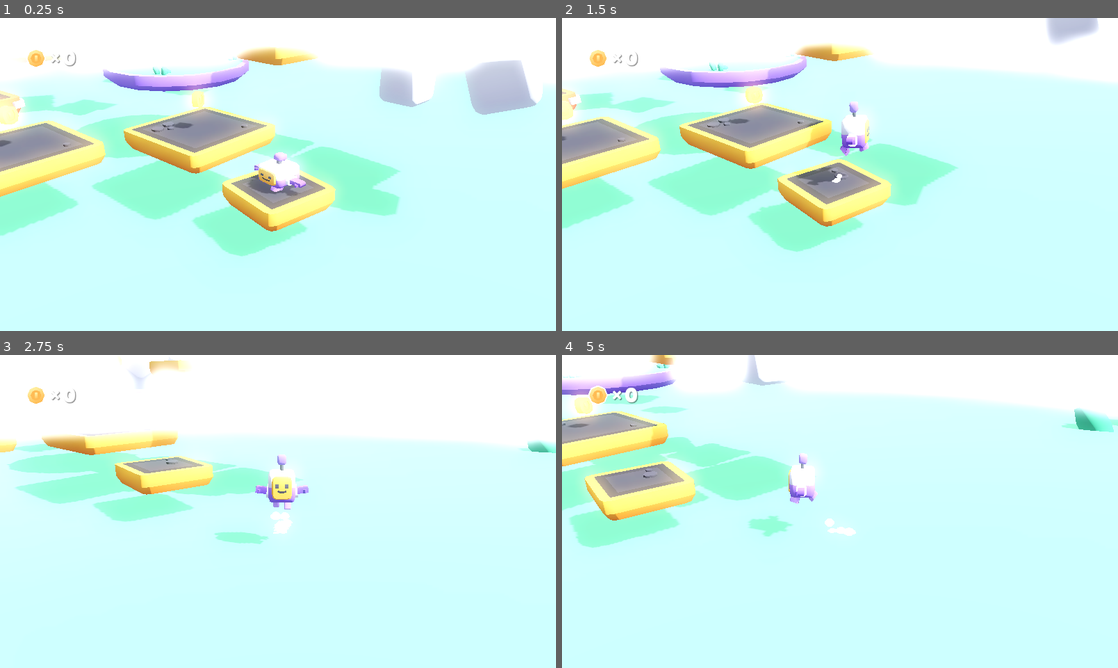
Above: before the commit, frames 1-4 (two rows, left to right).
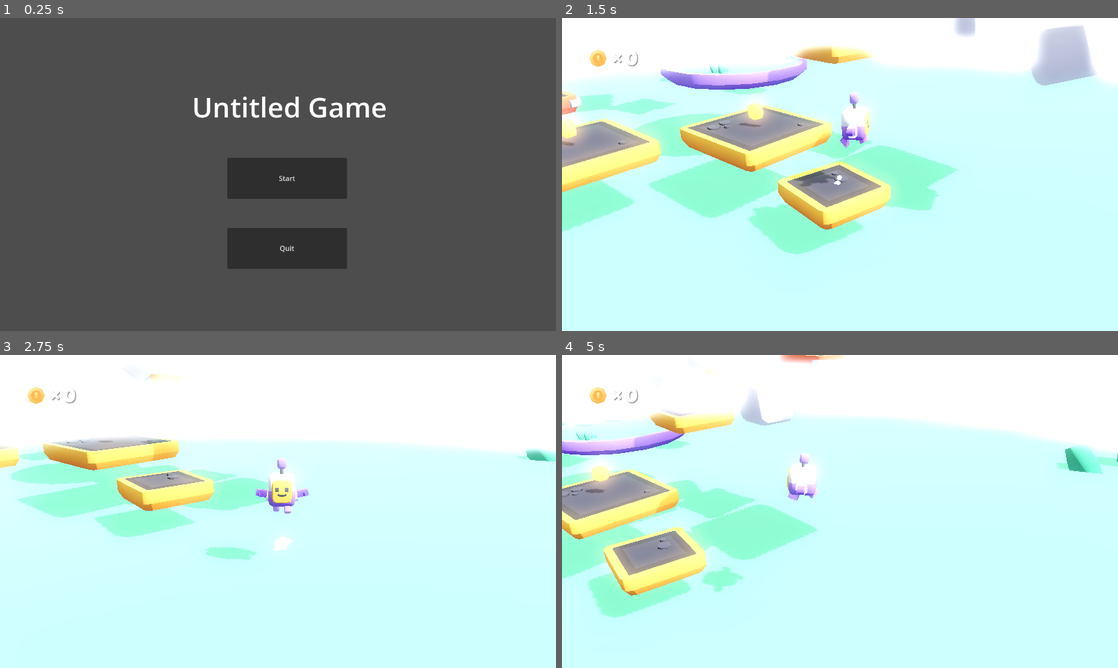
Above: after the commit, the same moments.

Repository: ohmyguigs/godot-3d-playground
Game: Godot game, scene res://scenes/menu.tscn
Two runs of this game, one before a commit and one after it. Both use one fixed random seed, a clock stepped at 60 frames per second and the inputs below. Before the commit the project starts from res://scenes/main.tscn.
Inputs (mouse positions are in pixels of both pictures, inside the frame that each line leads up to):
- Up to frame 1 (0.25 s): no input
- Up to frame 2 (1.5 s): click (851, 177) at 0.5 s, where only the run after the commit has a clickable "Start"; hold D (move_right) from 1.28 s (still down); tap Space (jump) at 1.35 s
- Up to frame 3 (2.75 s): tap Space (jump) at 1.52, 1.82, 2.27, 2.3, 2.57 s; release D (move_right) at 2.03 s; hold S (move_back) from 2.03 s (still down); tap Down (camera_down) at 2.1 s
- Up to frame 4 (5 s): release S (move_back) at 2.78 s; hold D (move_right) 2.78-3.53 s; tap Left (camera_left) at 2.85 s; tap Space (jump) at 3.05, 3.77, 3.8, 4.07, 4.52, 4.55, 4.82 s; hold W (move_forward) 3.53-4.28 s; tap Right (camera_right) at 3.6 s; hold A (move_left) from 4.28 s (still down); tap Up (camera_up) at 4.35 s

The runs differ from the first frame. In frame 1, 100% of the frame differs, in the area x 0-100%, y 0-100%; in frame 2, 9.2%; in frame 3, 10%; in frame 4, 27%.

Commit message:
feat(menu): adds main menu scene

Diff:
--- a/objects/player.tscn
+++ b/objects/player.tscn
@@ -1,8 +1,7 @@
-[gd_scene load_steps=9 format=3 uid="uid://dl2ed4gkybggf"]
+[gd_scene load_steps=8 format=3 uid="uid://dl2ed4gkybggf"]
 
 [ext_resource type="Script" path="res://scripts/player.gd" id="1_ffboj"]
 [ext_resource type="PackedScene" uid="uid://c0e27836xgmhi" path="res://objects/character.tscn" id="2_nero3"]
-[ext_resource type="Texture2D" uid="uid://8ggihh27mlrr" path="res://sprites/blob_shadow.png" id="3_0c7wt"]
 [ext_resource type="ArrayMesh" uid="uid://deu06eho4c74" path="res://meshes/dust.res" id="4_mvhqy"]
 [ext_resource type="AudioStream" uid="uid://cydjn1ct3hps2" path="res://sounds/walking.ogg" id="5_ics1s"]
 
@@ -40,20 +39,13 @@
 transform = Transform3D(0.965926, 0, -0.258819, 0, 1, 0, 0.258819, 0, 0.965926, -0.125, 0.17625, -0.02375)
 
 [node name="torso" parent="Character/character2/root" index="2"]
-transform = Transform3D(1, 0, 0, 0, 0.996195, 0.0871557, 0, -0.0871557, 0.996195, -1.80478e-15, 0.17625, -0.02375)
+transform = Transform3D(1, 0, 0, 0, 0.996195, 0.0871558, 0, -0.0871558, 0.996195, -1.80478e-15, 0.17625, -0.02375)
 
 [node name="arm-left" parent="Character/character2/root/torso" index="0"]
 transform = Transform3D(0.707107, 0.707107, 0, -0.707107, 0.707107, 0, 0, 0, 1, 0.3, 0.2, 0)
 
 [node name="arm-right" parent="Character/character2/root/torso" index="1"]
 transform = Transform3D(0.707107, -0.707107, 0, 0.707107, 0.707107, 0, 0, 0, 1, -0.3, 0.1445, 0)
-
-[node name="Shadow" type="Decal" parent="."]
-transform = Transform3D(1, 0, 0, 0, 1, 0, 0, 0, 1, 0, -0.9, 0)
-size = Vector3(1, 2, 1)
-texture_albedo = ExtResource("3_0c7wt")
-modulate = Color(1, 1, 1, 0.705882)
-normal_fade = 0.5
 
 [node name="ParticlesTrail" type="CPUParticles3D" parent="."]
 material_override = SubResource("StandardMaterial3D_q7stj")
--- a/project.godot
+++ b/project.godot
@@ -12,7 +12,7 @@
 
 config/name="Starter Kit 3D Platformer"
 config/tags=PackedStringArray("starterkit")
-run/main_scene="res://scenes/main.tscn"
+run/main_scene="res://scenes/menu.tscn"
 config/features=PackedStringArray("4.1", "Forward Plus")
 boot_splash/bg_color=Color(0.92549, 0.92549, 0.960784, 1)
 boot_splash/image="res://splash-screen.png"
--- a/scenes/main.tscn
+++ b/scenes/main.tscn
@@ -26,6 +26,7 @@
 environment = ExtResource("1_ahusb")
 
 [node name="Player" parent="." node_paths=PackedStringArray("view") instance=ExtResource("2_onms2")]
+transform = Transform3D(1, 0, 0, 0, 1, 0, 0, 0, 1, 0, -0.0391203, 0)
 view = NodePath("../View")
 
 [node name="View" type="Node3D" parent="." node_paths=PackedStringArray("target")]
--- /dev/null
+++ b/scenes/menu.tscn
@@ -0,0 +1,41 @@
+[gd_scene load_steps=2 format=3 uid="uid://rlsigugpeluk"]
+
+[ext_resource type="Script" path="res://scripts/menu.gd" id="1_4hqai"]
+
+[node name="menu" type="Control"]
+layout_mode = 3
+anchors_preset = 15
+anchor_right = 1.0
+anchor_bottom = 1.0
+grow_horizontal = 2
+grow_vertical = 2
+script = ExtResource("1_4hqai")
+
+[node name="PlayButton" type="Button" parent="."]
+layout_mode = 0
+offset_left = 523.0
+offset_top = 322.0
+offset_right = 799.0
+offset_bottom = 416.0
+text = "Start
+"
+
+[node name="QuitButton" type="Button" parent="."]
+layout_mode = 0
+offset_left = 523.0
+offset_top = 483.0
+offset_right = 799.0
+offset_bottom = 577.0
+text = "Quit"
+
+[node name="Label" type="Label" parent="."]
+layout_mode = 0
+offset_left = 442.0
+offset_top = 160.0
+offset_right = 892.0
+offset_bottom = 251.0
+theme_override_font_sizes/font_size = 64
+text = "Untitled Game"
+
+[connection signal="pressed" from="PlayButton" to="." method="_on_play_button_pressed"]
+[connection signal="pressed" from="QuitButton" to="." method="_on_quit_button_pressed"]
--- /dev/null
+++ b/scripts/menu.gd
@@ -0,0 +1,19 @@
+extends Control
+
+
+# Called when the node enters the scene tree for the first time.
+func _ready():
+	pass # Replace with function body.
+
+
+# Called every frame. 'delta' is the elapsed time since the previous frame.
+func _process(delta):
+	pass
+
+
+func _on_quit_button_pressed():
+	get_tree().quit()
+
+
+func _on_play_button_pressed():
+	get_tree().change_scene_to_file("res://scenes/main.tscn")
--- a/scripts/player.gd
+++ b/scripts/player.gd
@@ -7,7 +7,7 @@
 
 @export_subgroup("Properties")
 @export var movement_speed = 250
-@export var jump_strength = 7
+@export var jump_strength = 9
 
 var movement_velocity: Vector3
 var rotation_direction: float
@@ -110,7 +110,6 @@
 			Audio.play("res://sounds/jump.ogg")
 
 		if jump_double:
-
 			gravity = -jump_strength
 
 			jump_double = false
Not shown, changed: README.md
